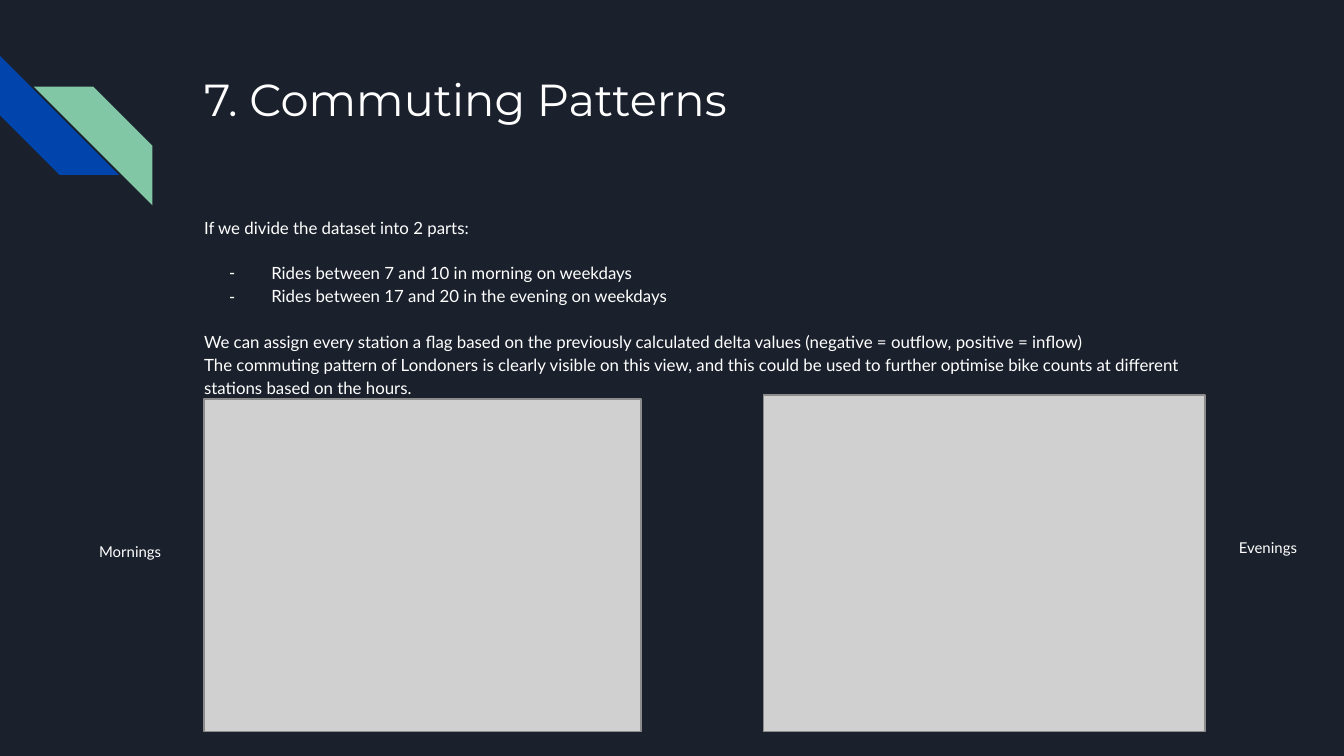
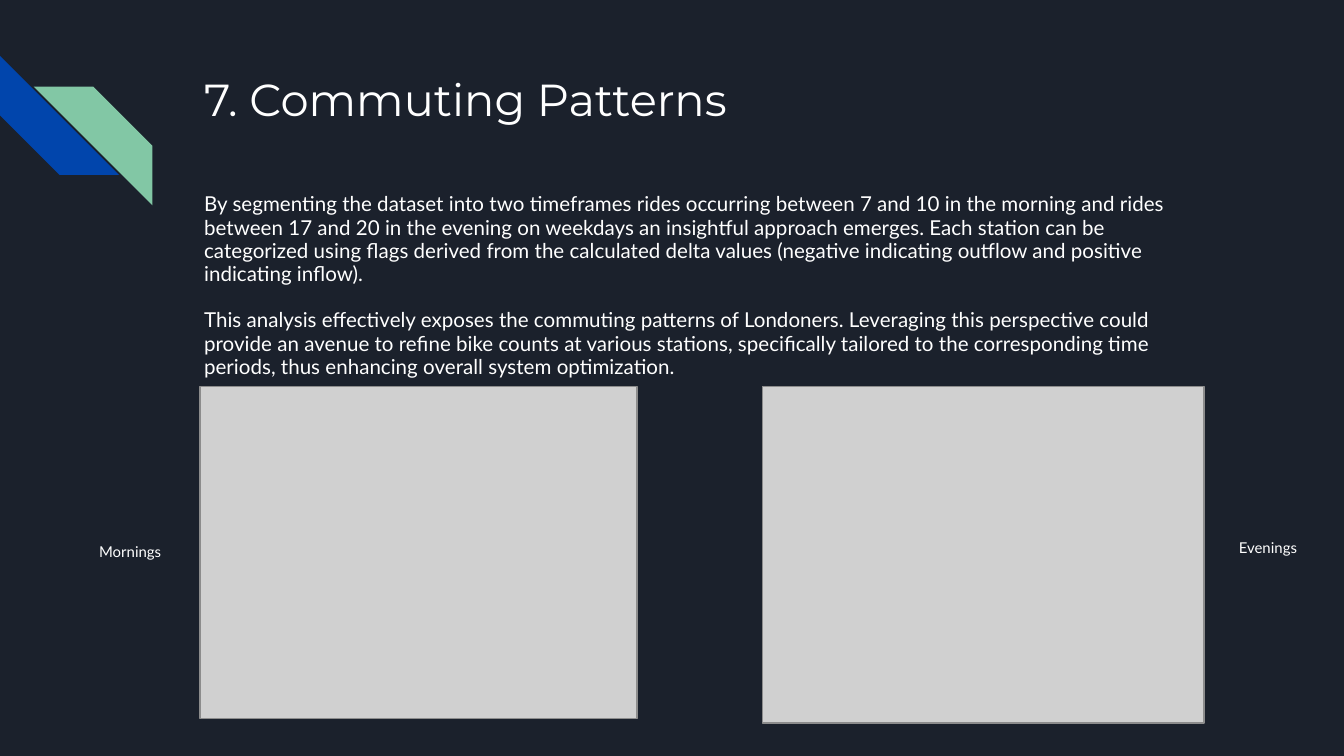
Before and after one commit to zsoltnyiri/zoe_take_home_test, a slide deck: slide 12 of Zoe - Take Home Task - Zsolt Nyiri.pptx. Drawn at 1344x756 pixels with LibreOffice and Linux fonts; fonts in the diff are those of the drawing; grey boxes stand for pictures. Boxes give left, top, right and bottom in pixels: in the first picture for what was removed or moved away, otherwise in the second. Text is boxed around its words. In the diff, an @@ line names an element or a change of style, - is before the commit and + after.

Commit message:
Add files via upload
fixed typos

```diff
--- a/Zoe - Take Home Task - Zsolt Nyiri.pptx
+++ b/Zoe - Take Home Task - Zsolt Nyiri.pptx
@@ text at (x1=204, y1=196, x2=1164, y2=378): text changed; size 9 to 11 pt @@
-If we divide the dataset into 2 parts:
-– Rides between 7 and 10 in morning on weekdays
-– Rides between 17 and 20 in the evening on weekdays
-We can assign every station a flag based on the previously calculated delta values (negative = outflow, positive = inflow)
-The commuting pattern of Londoners is clearly visible on this view, and this could be used to further optimise bike counts at different stations based on the hours.
+By segmenting the dataset into two timeframes rides occurring between 7 and 10 in the morning and rides between 17 and 20 in the evening on weekdays an insightful approach emerges. Each station can be categorized using flags derived from the calculated delta values (negative indicating outflow and positive indicating inflow).
+This analysis effectively exposes the commuting patterns of Londoners. Leveraging this perspective could provide an avenue to refine bike counts at various stations, specifically tailored to the corresponding time periods, thus enhancing overall system optimization.
@@ picture moved from (x1=204, y1=399, x2=641, y2=731) to (x1=200, y1=387, x2=637, y2=719) @@
@@ picture moved from (x1=763, y1=395, x2=1204, y2=732) to (x1=762, y1=387, x2=1203, y2=724) @@
```
Also in this commit, not shown: 16 other slides changed, 3 slides added, 2 slides removed.
